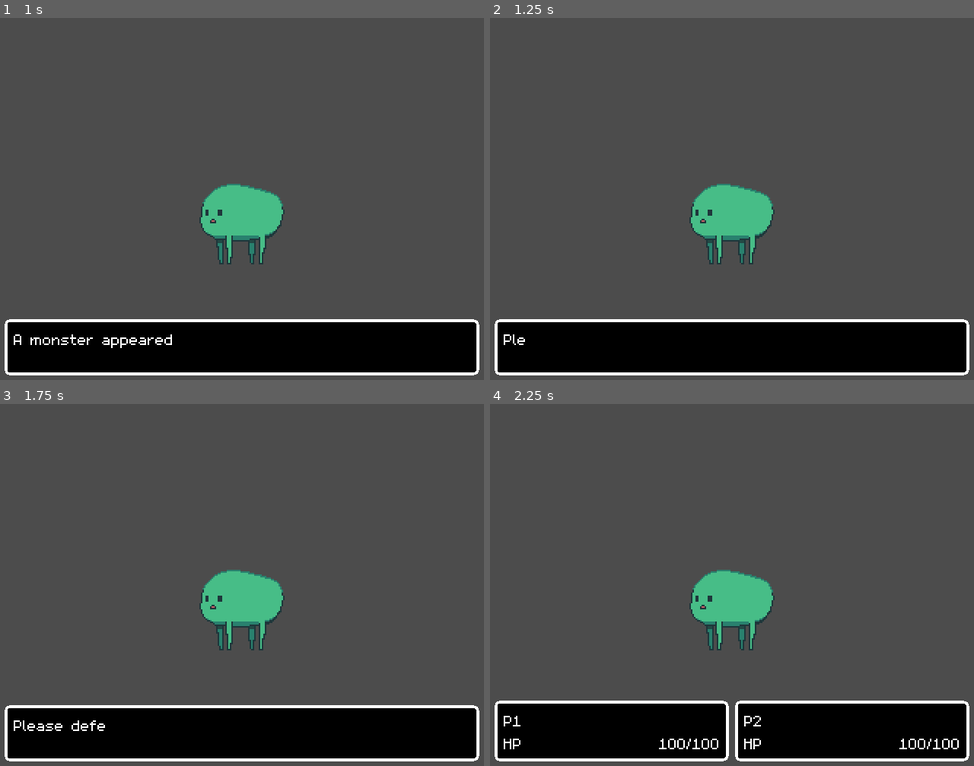
Above: before the commit, frames 1-4 (two rows, left to right).
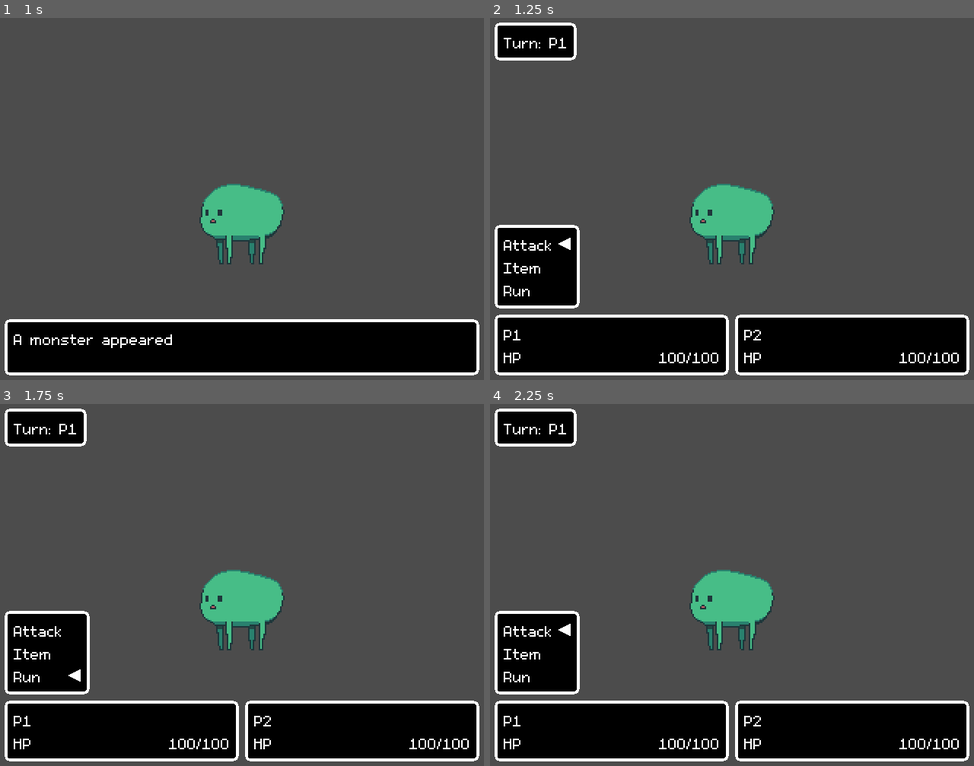
Above: after the commit, the same moments.

Repository: kodumen/rpg-godot
Game: Godot game, scene res://combat_arena/_CombatArenaTest.tscn
The game is run twice, just before and just after one commit, with the same random seed, the same clock (stepped at 60 frames per second) and the same inputs. This scene is started directly instead of the project's main scene.
Inputs:
- Up to frame 1 (1 s): tap Enter at 0.5 s; hold Right (right) from 0.53 s (still down); hold Z (interact) from 0.53 s (still down)
- Up to frame 2 (1.25 s): keep holding Right (right); keep holding Z (interact)
- Up to frame 3 (1.75 s): release Right (right) at 1.28 s; release Z (interact) at 1.28 s; hold Down (down) from 1.28 s (still down); tap Z (interact) at 1.35 s
- Up to frame 4 (2.25 s): tap Space at 2 s; release Down (down) at 2.03 s; hold Right (right) from 2.03 s (still down); hold Z (interact) from 2.03 s (still down)

Frame 1 is identical in both runs. In frame 2, 8.6% of the frame differs, in the area x 0-100%, y 1-99%; in frame 3, 8.8%; in frame 4, 5.8%.

Commit message:
Action menu

Diff:
--- a/combat_arena/BeforeTurn.gd
+++ b/combat_arena/BeforeTurn.gd
@@ -1,8 +1,6 @@
 extends Node
 
 
-func handle(combat_arena: CombatArena):
-	combat_arena.show_text("A monster appeared!")
-	yield(combat_arena, "closed_textbox")
-	combat_arena.show_text("Please defeat it!")
-	yield(combat_arena, "closed_textbox")
+func handle(gui: CombatGui, turn_queue: TurnQueue):
+	gui.show_text("A monster appeared!")
+	yield(gui, "closed_textbox")
--- a/combat_arena/CombatArena.gd
+++ b/combat_arena/CombatArena.gd
@@ -1,9 +1,6 @@
 extends Node2D
 
 class_name CombatArena
-
-
-signal closed_textbox
 
 
 const Battler = preload("res://combat_arena/battlers/Battler.tscn")
@@ -12,8 +9,10 @@
 export var background: Texture setget set_background
 
 onready var gui = $GUI
+onready var enemy_formation = $EnemyFormation
+onready var turn_queue = $TurnQueue
 onready var begin_turn = $BeginTurn
-onready var enemy_formation = $EnemyFormation
+onready var select_action = $SelectAction
 
 var players: Array setget set_players
 var enemies: Array setget set_enemies
@@ -44,26 +43,17 @@
 
 # Start the combat loop.
 func start():
+	turn_queue.initialize(players + enemies)
+
 	var states = [
 		before_turn,
 		begin_turn,
+		select_action,
 	]
 
 	for state in states:
-		var func_state = state.handle(self)
+		var func_state = state.handle(gui, turn_queue)
 		if func_state is GDScriptFunctionState:
 			yield(func_state, "completed")
 
 	print("end")
-
-
-func show_text(message: String):
-	gui.show_text(message)
-
-
-func show_player_panels():
-	gui.show_player_panels()
-
-
-func _on_GUI_closed_textbox():
-	emit_signal("closed_textbox")
--- a/combat_arena/CombatArena.tscn
+++ b/combat_arena/CombatArena.tscn
@@ -1,9 +1,11 @@
-[gd_scene load_steps=5 format=2]
+[gd_scene load_steps=7 format=2]
 
 [ext_resource path="res://combat_arena/CombatArena.gd" type="Script" id=1]
 [ext_resource path="res://combat_arena/enemy_formation/EnemyFormation.tscn" type="PackedScene" id=2]
-[ext_resource path="res://combat_arena/gui/GUI.tscn" type="PackedScene" id=3]
+[ext_resource path="res://combat_arena/combat_gui/CombatGui.tscn" type="PackedScene" id=3]
 [ext_resource path="res://combat_arena/states/BeginTurn.gd" type="Script" id=4]
+[ext_resource path="res://combat_arena/turn_queue/TurnQueue.gd" type="Script" id=5]
+[ext_resource path="res://combat_arena/states/SelectAction.gd" type="Script" id=6]
 
 [node name="CombatArena" type="Node2D"]
 script = ExtResource( 1 )
@@ -11,6 +13,7 @@
 [node name="Background" type="Sprite" parent="."]
 
 [node name="TurnQueue" type="Node" parent="."]
+script = ExtResource( 5 )
 
 [node name="EnemyFormation" parent="." instance=ExtResource( 2 )]
 
@@ -23,4 +26,6 @@
 
 [node name="BeginTurn" type="Node" parent="."]
 script = ExtResource( 4 )
-[connection signal="closed_textbox" from="GUI" to="." method="_on_GUI_closed_textbox"]
+
+[node name="SelectAction" type="Node" parent="."]
+script = ExtResource( 6 )
--- a/combat_arena/battlers/Battler.gd
+++ b/combat_arena/battlers/Battler.gd
@@ -6,6 +6,7 @@
 var stats: Node
 var max_hp: int setget , get_max_hp
 var curr_hp: int setget , get_curr_hp
+var spd: int setget , get_spd
 
 
 func initialize(node: Node):
@@ -24,6 +25,9 @@
 func get_max_hp() -> int:
 	return stats.max_hp
 
+func get_spd() -> int:
+	return stats.spd
+
 
 func get_curr_hp() -> int:
 	return stats.curr_hp
--- a/combat_arena/gui/GUI.gd
+++ b/combat_arena/combat_gui/CombatGui.gd
@@ -1,15 +1,17 @@
 extends CanvasLayer
 
-class_name GUI
+class_name CombatGui
 
 
 signal closed_textbox
 
 
-const PlayerPanel = preload("res://combat_arena/gui/player_panel/PlayerPanel.tscn")
+const PlayerPanel = preload("res://combat_arena/combat_gui/player_panel/PlayerPanel.tscn")
 
 onready var text_box = $MarginContainer/TextBox
 onready var player_panels = $MarginContainer2/VBoxContainer/PlayerPanels
+onready var turn_panel = $MarginContainer2/VBoxContainer/TurnPanel
+onready var action_menu = $MarginContainer2/VBoxContainer/ActionMenu
 
 
 func initialize_player_components(players: Array):
@@ -27,5 +29,17 @@
 	player_panels.visible = true
 
 
+func show_turn_panel(battler: Battler = null):
+	if battler != null:
+		turn_panel.battler = battler
+	turn_panel.visible = true
+
+
+func show_actions(battler: Battler = null):
+	if battler != null:
+		action_menu.battler = battler
+	action_menu.show()
+
+
 func _on_TextBox_closed():
 	emit_signal("closed_textbox")
--- a/combat_arena/gui/GUI.tscn
+++ b/combat_arena/combat_gui/CombatGui.tscn
@@ -1,9 +1,11 @@
-[gd_scene load_steps=3 format=2]
+[gd_scene load_steps=5 format=2]
 
-[ext_resource path="res://combat_arena/gui/GUI.gd" type="Script" id=1]
-[ext_resource path="res://combat_arena/gui/textbox/TextBox.tscn" type="PackedScene" id=2]
+[ext_resource path="res://combat_arena/combat_gui/CombatGui.gd" type="Script" id=1]
+[ext_resource path="res://combat_arena/combat_gui/textbox/TextBox.tscn" type="PackedScene" id=2]
+[ext_resource path="res://combat_arena/combat_gui/turn_panel/TurnPanel.tscn" type="PackedScene" id=3]
+[ext_resource path="res://combat_arena/combat_gui/action_menu/ActionMenu.tscn" type="PackedScene" id=4]
 
-[node name="GUI" type="CanvasLayer"]
+[node name="CombatGui" type="CanvasLayer"]
 script = ExtResource( 1 )
 
 [node name="MarginContainer" type="MarginContainer" parent="."]
@@ -23,7 +25,6 @@
 [node name="TextBox" parent="MarginContainer" instance=ExtResource( 2 )]
 
 [node name="MarginContainer2" type="MarginContainer" parent="."]
-anchor_top = 1.0
 anchor_right = 1.0
 anchor_bottom = 1.0
 grow_vertical = 0
@@ -39,11 +40,22 @@
 margin_left = 8.0
 margin_top = 8.0
 margin_right = 632.0
-margin_bottom = 8.0
+margin_bottom = 472.0
 custom_constants/separation = 8
+
+[node name="TurnPanel" parent="MarginContainer2/VBoxContainer" instance=ExtResource( 3 )]
+visible = false
+
+[node name="ActionMenu" parent="MarginContainer2/VBoxContainer" instance=ExtResource( 4 )]
+visible = false
+margin_left = 0.0
+margin_top = 346.0
+margin_right = 72.0
+margin_bottom = 456.0
 
 [node name="PlayerPanels" type="HBoxContainer" parent="MarginContainer2/VBoxContainer"]
 visible = false
 margin_right = 624.0
+size_flags_vertical = 8
 custom_constants/separation = 8
 [connection signal="closed" from="MarginContainer/TextBox" to="." method="_on_TextBox_closed"]
--- /dev/null
+++ b/combat_arena/combat_gui/action_menu/ActionItem.gd
@@ -0,0 +1,21 @@
+extends HBoxContainer
+
+class_name ActionItem
+
+
+export var label: String
+
+onready var indicator: TextureRect = $Indicator
+
+
+func _ready():
+	$Label.text = label
+	unfocus()
+
+
+func focus():
+	indicator.modulate.a = 1
+
+
+func unfocus():
+	indicator.modulate.a = 0
--- /dev/null
+++ b/combat_arena/combat_gui/action_menu/ActionItem.tscn
@@ -0,0 +1,27 @@
+[gd_scene load_steps=3 format=2]
+
+[ext_resource path="res://assets/textures/menu_arrow.png" type="Texture" id=1]
+[ext_resource path="res://combat_arena/combat_gui/action_menu/ActionItem.gd" type="Script" id=2]
+
+[node name="ActionItem" type="HBoxContainer"]
+margin_right = 88.0
+margin_bottom = 26.0
+custom_constants/separation = 8
+script = ExtResource( 2 )
+__meta__ = {
+"_edit_use_anchors_": false
+}
+
+[node name="Label" type="Label" parent="."]
+margin_right = 64.0
+margin_bottom = 26.0
+size_flags_horizontal = 3
+text = "%s"
+
+[node name="Indicator" type="TextureRect" parent="."]
+margin_left = 72.0
+margin_right = 88.0
+margin_bottom = 26.0
+texture = ExtResource( 1 )
+stretch_mode = 4
+flip_h = true
--- /dev/null
+++ b/combat_arena/combat_gui/action_menu/ActionMenu.gd
@@ -0,0 +1,66 @@
+extends PanelContainer
+
+class_name ActionMenu
+
+
+onready var timer: Timer = $Timer
+
+var battler: Battler
+var accept_input = false
+var items: Array
+var curr_item: int = 0 setget set_curr_item
+
+
+func _ready():
+	items = $VBoxContainer.get_children()
+
+
+func _process(delta):
+	if pressed_up():
+		self.curr_item -= 1
+	if pressed_down():
+		self.curr_item += 1
+
+	if just_released():
+		accept_input = true
+		timer.stop()
+
+
+func show():
+	visible = true
+	self.curr_item = 0
+	accept_input = true
+
+
+func set_curr_item(new_curr_item: int):
+	items[curr_item].unfocus()
+
+	if new_curr_item < 0:
+		curr_item = items.size() - 1
+	elif new_curr_item >= items.size():
+		curr_item = 0
+	else:
+		curr_item = new_curr_item
+
+	items[curr_item].focus()
+	accept_input = false
+	timer.start()
+
+
+func pressed_up() -> bool:
+	return accept_input and Input.is_action_pressed("up")
+
+
+func pressed_down() -> bool:
+	return accept_input and Input.is_action_pressed("down")
+
+
+func just_released() -> bool:
+	return not accept_input and (
+		Input.is_action_just_released("up")
+		or Input.is_action_just_released("down")
+	)
+
+
+func _on_Timer_timeout():
+	accept_input = true
--- /dev/null
+++ b/combat_arena/combat_gui/action_menu/ActionMenu.tscn
@@ -0,0 +1,44 @@
+[gd_scene load_steps=4 format=2]
+
+[ext_resource path="res://assets/textures/panel.tres" type="StyleBox" id=1]
+[ext_resource path="res://combat_arena/combat_gui/action_menu/ActionMenu.gd" type="Script" id=2]
+[ext_resource path="res://combat_arena/combat_gui/action_menu/ActionItem.tscn" type="PackedScene" id=4]
+
+[node name="ActionMenu" type="PanelContainer"]
+margin_left = 96.0
+margin_right = 170.0
+margin_bottom = 80.0
+size_flags_horizontal = 0
+size_flags_vertical = 10
+custom_styles/panel = ExtResource( 1 )
+script = ExtResource( 2 )
+__meta__ = {
+"_edit_use_anchors_": false
+}
+
+[node name="VBoxContainer" type="VBoxContainer" parent="."]
+margin_left = 12.0
+margin_top = 12.0
+margin_right = 62.0
+margin_bottom = 98.0
+
+[node name="Attack" parent="VBoxContainer" instance=ExtResource( 4 )]
+margin_right = 50.0
+label = "Attack"
+
+[node name="Item" parent="VBoxContainer" instance=ExtResource( 4 )]
+margin_top = 30.0
+margin_right = 50.0
+margin_bottom = 56.0
+label = "Item"
+
+[node name="Run" parent="VBoxContainer" instance=ExtResource( 4 )]
+margin_top = 60.0
+margin_right = 50.0
+margin_bottom = 86.0
+label = "Run"
+
+[node name="Timer" type="Timer" parent="."]
+wait_time = 0.3
+one_shot = true
+[connection signal="timeout" from="Timer" to="." method="_on_Timer_timeout"]
--- a/combat_arena/gui/player_panel/PlayerPanel.tscn
+++ b/combat_arena/combat_gui/player_panel/PlayerPanel.tscn
@@ -1,14 +1,14 @@
 [gd_scene load_steps=3 format=2]
 
-[ext_resource path="res://assets/textures/panel.tres" type="StyleBox" id=1]
-[ext_resource path="res://combat_arena/gui/player_panel/PlayerPanel.gd" type="Script" id=2]
+[ext_resource path="res://combat_arena/combat_gui/player_panel/PlayerPanel.gd" type="Script" id=1]
+[ext_resource path="res://assets/textures/panel.tres" type="StyleBox" id=2]
 
 [node name="PlayerPanel" type="PanelContainer"]
 margin_right = 100.0
 margin_bottom = 80.0
 size_flags_horizontal = 3
-custom_styles/panel = ExtResource( 1 )
-script = ExtResource( 2 )
+custom_styles/panel = ExtResource( 2 )
+script = ExtResource( 1 )
 __meta__ = {
 "_edit_use_anchors_": false
 }
@@ -18,7 +18,6 @@
 margin_top = 12.0
 margin_right = 96.0
 margin_bottom = 68.0
-custom_constants/separation = 4
 
 [node name="PlayerName" type="Label" parent="VBoxContainer"]
 margin_right = 84.0
--- a/combat_arena/gui/textbox/TextBox.tscn
+++ b/combat_arena/combat_gui/textbox/TextBox.tscn
@@ -2,7 +2,7 @@
 
 [ext_resource path="res://assets/textures/panel.tres" type="StyleBox" id=1]
 [ext_resource path="res://assets/textures/menu_arrow.png" type="Texture" id=2]
-[ext_resource path="res://combat_arena/gui/textbox/TextBox.gd" type="Script" id=3]
+[ext_resource path="res://combat_arena/combat_gui/textbox/TextBox.gd" type="Script" id=3]
 
 [node name="TextBox" type="PanelContainer"]
 margin_left = 8.0
--- /dev/null
+++ b/combat_arena/combat_gui/turn_panel/TurnPanel.gd
@@ -0,0 +1,12 @@
+extends PanelContainer
+
+
+class_name TurnPanel
+
+onready var value = $Value
+
+var battler: Battler setget set_battler
+
+
+func set_battler(new_battler: Battler):
+	value.text = "Turn: %s" % new_battler.get_name()
--- /dev/null
+++ b/combat_arena/combat_gui/turn_panel/TurnPanel.tscn
@@ -0,0 +1,21 @@
+[gd_scene load_steps=3 format=2]
+
+[ext_resource path="res://assets/textures/panel.tres" type="StyleBox" id=1]
+[ext_resource path="res://combat_arena/combat_gui/turn_panel/TurnPanel.gd" type="Script" id=2]
+
+[node name="PanelContainer" type="PanelContainer"]
+margin_right = 108.0
+margin_bottom = 50.0
+size_flags_horizontal = 0
+custom_styles/panel = ExtResource( 1 )
+script = ExtResource( 2 )
+__meta__ = {
+"_edit_use_anchors_": false
+}
+
+[node name="Value" type="Label" parent="."]
+margin_left = 12.0
+margin_top = 12.0
+margin_right = 96.0
+margin_bottom = 38.0
+text = "Turn: %s"
--- a/combat_arena/states/BeginTurn.gd
+++ b/combat_arena/states/BeginTurn.gd
@@ -1,7 +1,9 @@
 extends Node
 
-class_name BeginTurn
 
-
-func handle(combat_arena: CombatArena):
-	combat_arena.show_player_panels()
+func handle(gui: CombatGui, turn_queue: TurnQueue):
+	turn_queue.next()
+	var battler = turn_queue.get_current()
+	gui.show_turn_panel(battler)
+	gui.show_player_panels()
+	# TODO: Apply stats adjustments
--- /dev/null
+++ b/combat_arena/states/SelectAction.gd
@@ -0,0 +1,6 @@
+extends Node
+
+
+func handle(gui: CombatGui, turn_queue: TurnQueue):
+	var battler = turn_queue.get_current()
+	gui.show_actions(battler)
--- /dev/null
+++ b/combat_arena/turn_queue/TurnQueue.gd
@@ -0,0 +1,27 @@
+extends Node
+
+class_name TurnQueue
+
+
+var queue: Array = []
+var curr_index: int = -1
+
+
+func initialize(battlers: Array):
+	battlers.sort_custom(self, "sort_by_spd")
+	queue = battlers
+
+
+func sort_by_spd(a: Node, b: Node):
+	return a.spd >= b.spd
+
+
+func next():
+	if curr_index < queue.size():
+		curr_index += 1
+	else:
+		curr_index = 0
+
+
+func get_current() -> Battler:
+	return queue[curr_index]
--- a/project.godot
+++ b/project.godot
@@ -9,40 +9,55 @@
 config_version=4
 
 _global_script_classes=[ {
+"base": "HBoxContainer",
+"class": "ActionItem",
+"language": "GDScript",
+"path": "res://combat_arena/combat_gui/action_menu/ActionItem.gd"
+}, {
+"base": "PanelContainer",
+"class": "ActionMenu",
+"language": "GDScript",
+"path": "res://combat_arena/combat_gui/action_menu/ActionMenu.gd"
+}, {
 "base": "Node2D",
 "class": "Battler",
 "language": "GDScript",
 "path": "res://combat_arena/battlers/Battler.gd"
-}, {
-"base": "Node",
-"class": "BeginTurn",
-"language": "GDScript",
-"path": "res://combat_arena/states/BeginTurn.gd"
 }, {
 "base": "Node2D",
 "class": "CombatArena",
 "language": "GDScript",
 "path": "res://combat_arena/CombatArena.gd"
 }, {
+"base": "CanvasLayer",
+"class": "CombatGui",
+"language": "GDScript",
+"path": "res://combat_arena/combat_gui/CombatGui.gd"
+}, {
 "base": "Node2D",
 "class": "EnemyFormation",
 "language": "GDScript",
 "path": "res://combat_arena/enemy_formation/EnemyFormation.gd"
 }, {
-"base": "CanvasLayer",
-"class": "GUI",
-"language": "GDScript",
-"path": "res://combat_arena/gui/GUI.gd"
-}, {
 "base": "PanelContainer",
 "class": "PlayerPanel",
 "language": "GDScript",
-"path": "res://combat_arena/gui/player_panel/PlayerPanel.gd"
+"path": "res://combat_arena/combat_gui/player_panel/PlayerPanel.gd"
 }, {
 "base": "Node",
 "class": "Stats",
 "language": "GDScript",
 "path": "res://combat_arena/stats/Stats.gd"
+}, {
+"base": "PanelContainer",
+"class": "TurnPanel",
+"language": "GDScript",
+"path": "res://combat_arena/combat_gui/turn_panel/TurnPanel.gd"
+}, {
+"base": "Node",
+"class": "TurnQueue",
+"language": "GDScript",
+"path": "res://combat_arena/turn_queue/TurnQueue.gd"
 }, {
 "base": "Node2D",
 "class": "_CombatArenaTest",
@@ -50,13 +65,16 @@
 "path": "res://combat_arena/_CombatArenaTest.gd"
 } ]
 _global_script_class_icons={
+"ActionItem": "",
+"ActionMenu": "",
 "Battler": "",
-"BeginTurn": "",
 "CombatArena": "",
+"CombatGui": "",
 "EnemyFormation": "",
-"GUI": "",
 "PlayerPanel": "",
 "Stats": "",
+"TurnPanel": "",
+"TurnQueue": "",
 "_CombatArenaTest": ""
 }
 
Renamed: combat_arena/gui/player_panel/PlayerPanel.gd -> combat_arena/combat_gui/player_panel/PlayerPanel.gd
Renamed: combat_arena/gui/textbox/TextBox.gd -> combat_arena/combat_gui/textbox/TextBox.gd
